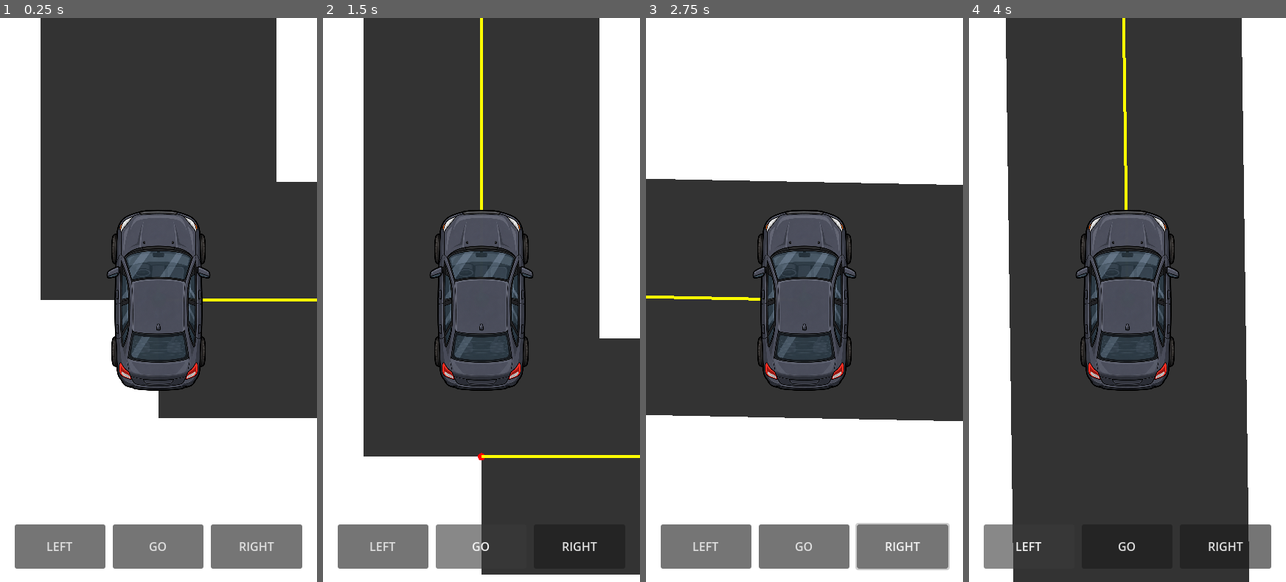
Above: before the commit, frames 1-4 (left to right).
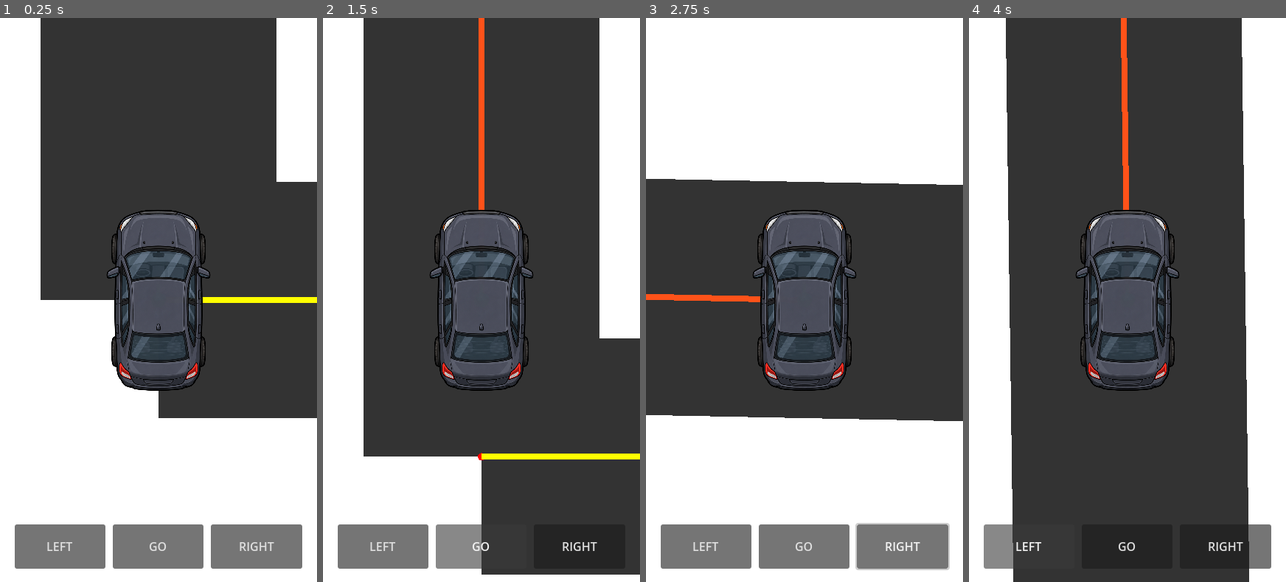
Above: after the commit, the same moments.

Repository: patrickcallahancomedy/comedian
Game: Godot game, scene res://scenes/drive/drive_module.tscn
Same seed, same stepped clock (60 frames per second), same inputs: the game is played once before the commit and once after it.
Inputs (mouse positions are in pixels of both pictures, inside the frame that each line leads up to):
- Up to frame 1 (0.25 s): no input
- Up to frame 2 (1.5 s): click "GO" at 0.5 s; click "GO" at 1.25 s
- Up to frame 3 (2.75 s): tap Enter (ui_accept) at 2, 2.27 s; move the mouse to (874, 271) at 2.02 s; hold Right from 2.03 s (still down); click (874, 271) at 2.17 s
- Up to frame 4 (4 s): release Right at 2.75 s; drag from (1064, 328) to (1111, 412) at 2.77 s; click "LEFT" at 3.5 s

The runs differ from the first frame. In frame 1, 0.2% of the frame differs, in the area x 63-100%, y 49-51%; in frame 2, 0.9%, in the area x 49-100%, y 0-79%; in frame 3, 0.4%; in frame 4, 0.6%.

Commit message:
Clarify GPS route and missed-turn feedback

Diff:
--- a/godot/scripts/drive/city_map.gd
+++ b/godot/scripts/drive/city_map.gd
@@ -44,6 +44,11 @@
 var wrong_turns: int = 0
 var drive_time: float = 0.0
 
+#gps feedback
+# True only while Darren is physically travelling along a road that was not
+# the GPS-recommended next segment when he committed to it.
+var current_segment_off_route: bool = false
+
 
 #touch / keyboard controls
 # The buttons and keyboard both call the same movement functions below.
@@ -189,6 +194,7 @@
 			# Destination reached.
 			if current_intersection == destination_intersection:
 				is_driving = false
+				current_segment_off_route = false
 
 				print("ARRIVED")
 				print("Drive time: ", snappedf(drive_time, 0.1), " seconds")
@@ -206,13 +212,17 @@
 				intersections.has(next_intersection)
 				and _road_exists_between(current_intersection, next_intersection)
 			):
-				# Compare Darren's choice with the GPS recommendation.
+				# Compare Darren's chosen road with the GPS recommendation.
+				# This state also drives the route color in _draw():
+				# orange/red = Darren is currently off-route,
+				# yellow = Darren is following the corrected GPS route.
+				current_segment_off_route = false
+
 				if shortest_route.size() >= 2:
-					var recommended_direction: Vector2i = (
-						shortest_route[1] - current_intersection
-					)
-
-					if heading != recommended_direction:
+					var recommended_intersection := shortest_route[1]
+					current_segment_off_route = next_intersection != recommended_intersection
+
+					if current_segment_off_route:
 						wrong_turns += 1
 						print("Wrong turns: ", wrong_turns)
 
@@ -230,6 +240,7 @@
 				# No road exists in the direction Darren is facing, so the current
 				# prototype stops instead of letting him drive off the road.
 				is_driving = false
+				current_segment_off_route = false
 
 	queue_redraw()
 
@@ -349,17 +360,23 @@
 		var point := _city_to_screen(intersection)
 		draw_circle(point, 5.0, Color.RED)
 
-	# While Darren is driving toward the next intersection,
-	# keep the current GPS road visible underneath him.
+	# Draw the road Darren is physically travelling on.
+	# If he missed the GPS turn, this segment turns orange/red while the
+	# corrected route ahead stays yellow. That makes "you missed it" readable
+	# without adding another button, popup, or punishment screen.
 	if is_driving:
 		var car_point := size * 0.5
 		var next_point := _city_to_screen(target_intersection)
+		var current_route_color := Color.YELLOW
+
+		if current_segment_off_route:
+			current_route_color = Color(1.0, 0.32, 0.10)
 
 		draw_line(
 			car_point,
 			next_point,
-			Color.YELLOW,
-			4.0
+			current_route_color,
+			8.0
 		)
 
 	# Draw the current shortest GPS route.
@@ -371,7 +388,7 @@
 			a,
 			b,
 			Color.YELLOW,
-			4.0
+			8.0
 		)
 
 	# Darren never moves visually. The city moves underneath him.
@@ -567,6 +584,11 @@
 
 	if not _road_exists_between(current_intersection, next_intersection):
 		return
+
+	if shortest_route.size() >= 2:
+		current_segment_off_route = next_intersection != shortest_route[1]
+	else:
+		current_segment_off_route = false
 
 	target_intersection = next_intersection
 	is_driving = true
